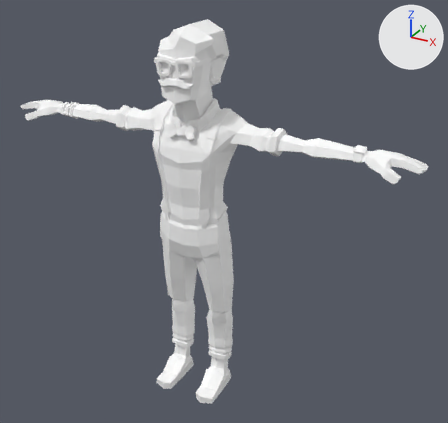
Two versions of the FBX model Assets/Content/Mesh/Character/OtherKids/Hippo_Avatar.fbx, one commit apart.
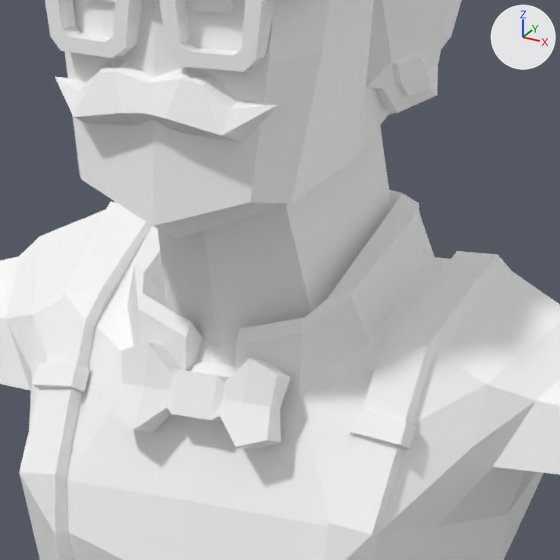
Old and new are each drawn whole from a camera (50 mm lens) standing at (1.416, -2.276, 2.14) and looking at (0.114, 0.091, 0.956) and again close up on the part from 33% to 54% of the width and 16% to 37% of the height. Lighting does not change. The marker at upper right points along +X, +Y and +Z. Where no turn or scale is listed for an object, it has been applied to the vertices.

In view in the first close-up: 'Character_HipsterGuy'.
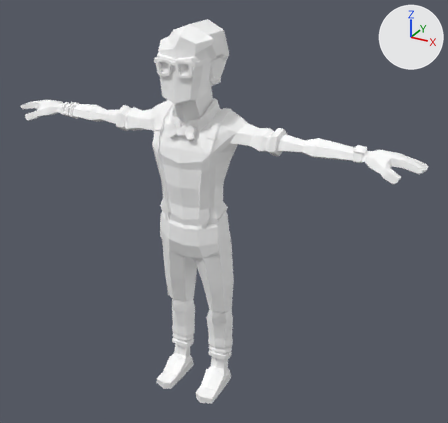
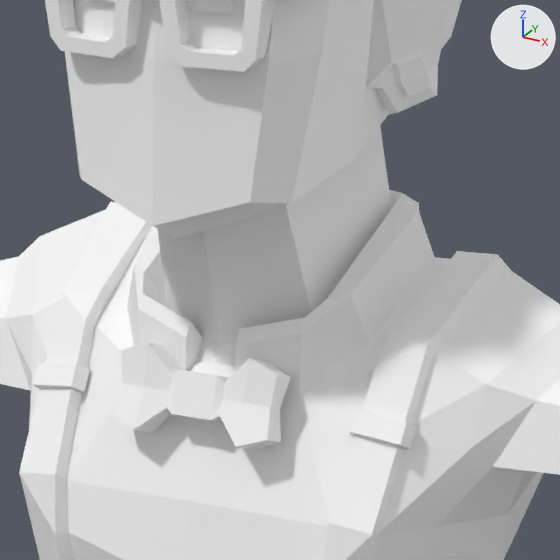
Location of each change, (x1, y1, x2, y2) in pixels of the close-ups (560 x 560 px):
part 1 of me_mesh, deleted
    before: (55, 60, 279, 143)

What changed in the scene script:
```text
Change me_mesh:
    where me_mesh.from_pydata(...)  # 1328 vertices, 1479 faces; spans x -1.02..1.02, y -0.15..0.17, z 0.0..1.83
    used by ob_character_hipsterguy; location = (0.0, 0.0, 0.0)
    me_mesh part 1: the loose piece of 26 vertices spanning x -0.09..0.09, y -0.14..-0.11, z 1.57..1.62 is deleted
```
